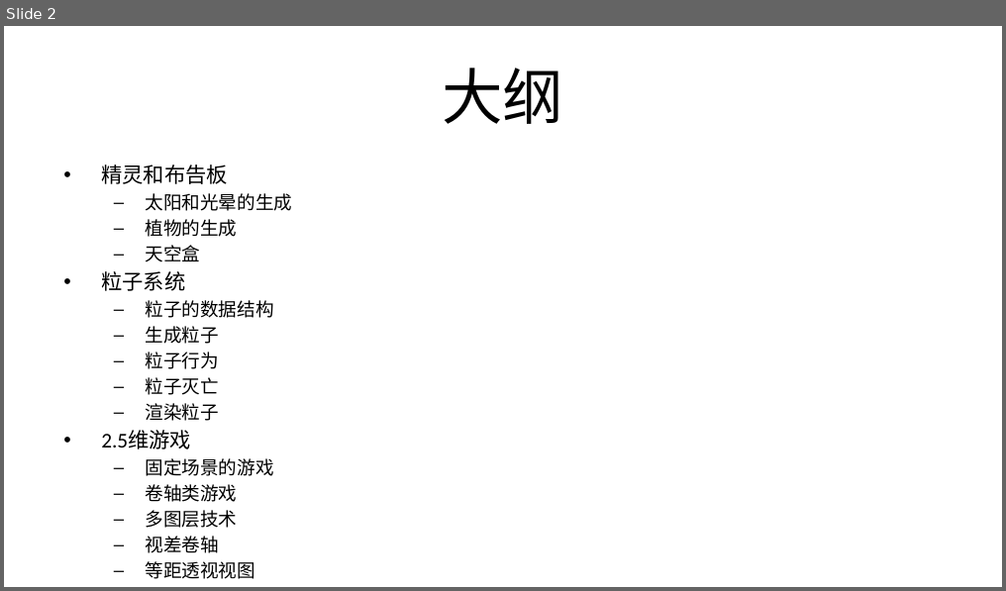
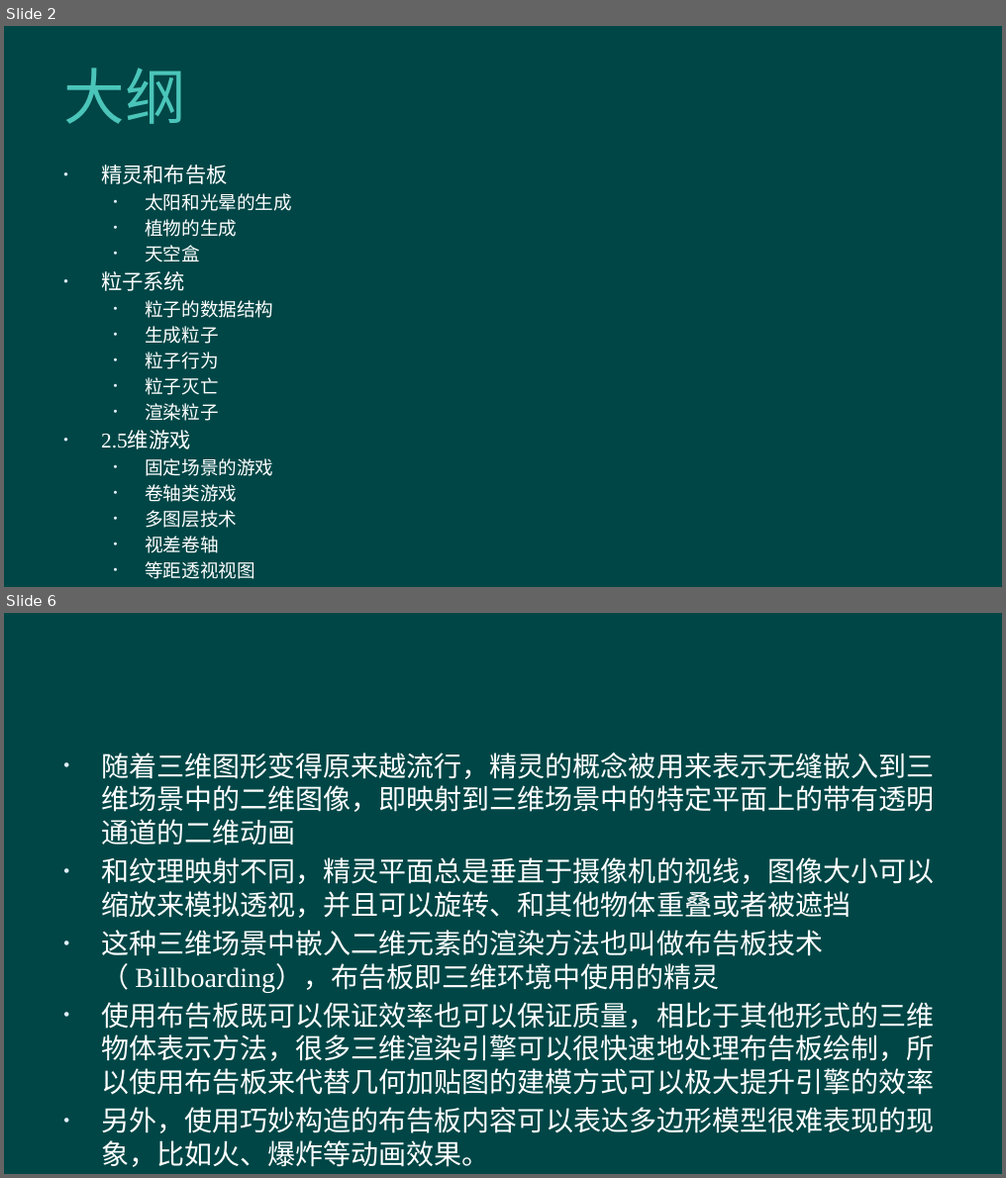
Before and after one commit to hanhonglei/Course_GameEngine, a slide deck: Slides/Principle/10 二维渲染技术/10 二维渲染技术.pptx. Shown one above the other, each under a label of ours: slide 2 before the commit, slides 2 and 6 after it; the slides between them are not shown. The pictures are 1006x591 and 1006x1178 pixels, drawn with LibreOffice and Linux fonts; fonts in the diff are those of the drawing; background and template pictures are left out. Boxes give left, top, right and bottom in pixels: in the first picture for what was removed or moved away, otherwise in the second. Text is boxed around its words. In the diff, an @@ line names an element or a change of style, - is before the commit and + after.

```diff
--- a/Slides/Principle/10 二维渲染技术/10 二维渲染技术.pptx
+++ b/Slides/Principle/10 二维渲染技术/10 二维渲染技术.pptx
@@ slide 6 added at (4, 613, 1002, 1174), background #004646 @@
@@ text added at (101, 753, 935, 1167), 20 pt, text #FFFFFF @@
+• 随着三维图形变得原来越流行，精灵的概念被用来表示无缝嵌入到三维场景中的二维图像，即映射到三维场景中的特定平面上的带有透明通道的二维动画
+• 和纹理映射不同，精灵平面总是垂直于摄像机的视线，图像大小可以缩放来模拟透视，并且可以旋转、和其他物体重叠或者被遮挡
+• 这种三维场景中嵌入二维元素的渲染方法也叫做布告板技术（ Billboarding），布告板即三维环境中使用的精灵
+• 使用布告板既可以保证效率也可以保证质量，相比于其他形式的三维物体表示方法，很多三维渲染引擎可以很快速地处理布告板绘制，所以使用布告板来代替几何加贴图的建模方式可以极大提升引擎的效率
+• 另外，使用巧妙构造的布告板内容可以表达多边形模型很难表现的现象，比如火、爆炸等动画效果。
@@ slide 2 changed as well @@
@@ background #FFFFFF to #004646 @@
@@ title "大纲" at (63, 68, 186, 124): font Calibri to Arial, text colour #000000 to #4BC5B9, letter spacing 0 to 0.5 pt; alignment centre to left @@
@@ text "精灵和布告板" at (101, 165, 292, 579): font Calibri to Times New Roman, text colour #000000 to #FFFFFF; bullet – to • @@
```
Also in this commit, not shown: 1 other slide changed, 80 other slides added, 46 other files.
